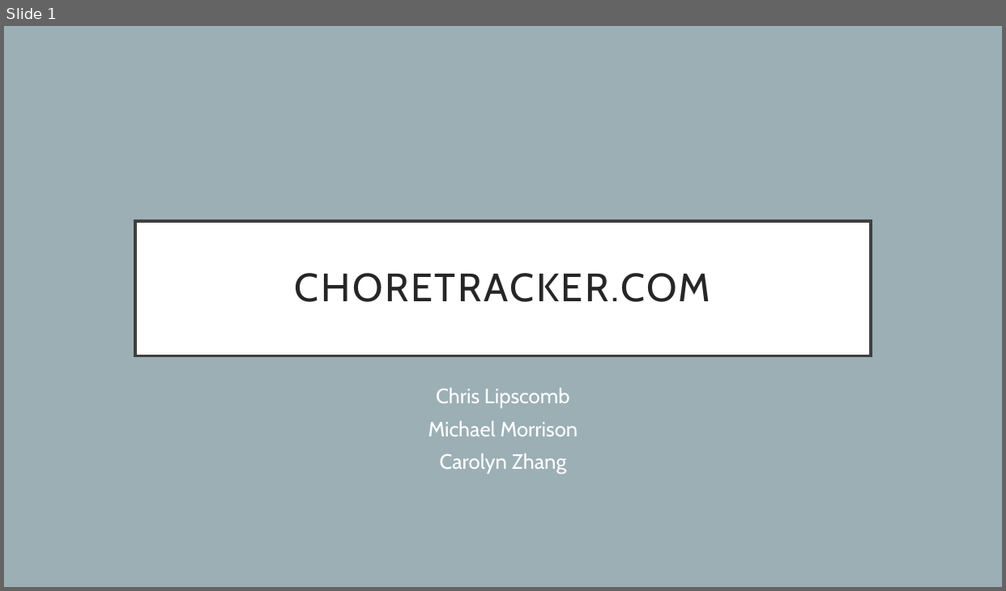
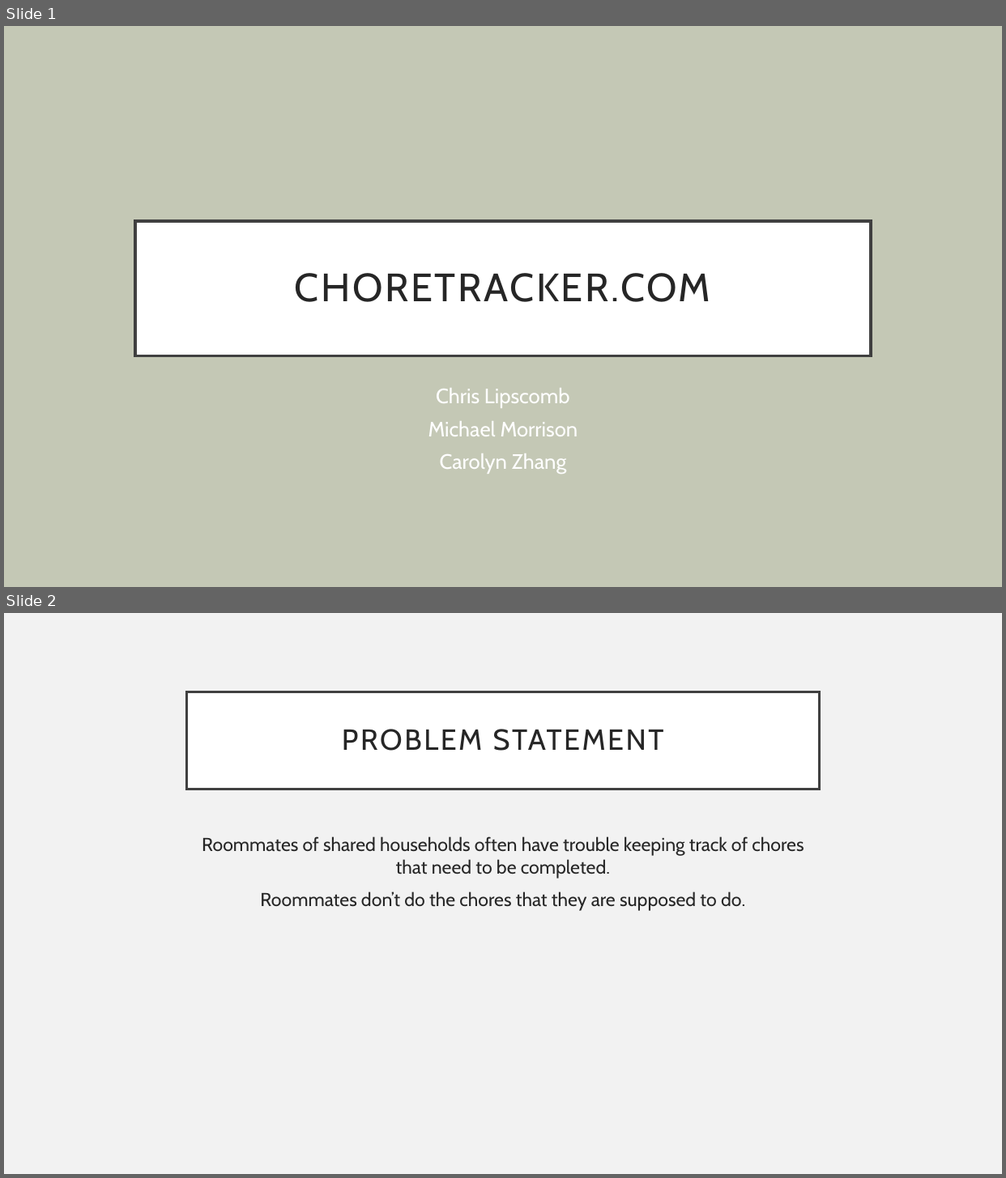
Before and after one commit to Risch1997/IIT-Project, a slide deck: OUR PRESENTATION.pptx. Shown one above the other, each under a label of ours: slide 1 before the commit, slides 1 and 2 after it. The pictures are 1006x591 and 1006x1178 pixels, drawn with LibreOffice and Linux fonts; fonts in the diff are those of the drawing. Boxes give left, top, right and bottom in pixels: in the first picture for what was removed or moved away, otherwise in the second. Text is boxed around its words. In the diff, an @@ line names an element or a change of style, - is before the commit and + after.

```diff
--- a/OUR PRESENTATION.pptx
+++ b/OUR PRESENTATION.pptx
@@ slide 2 added at [4, 613, 1002, 1174], background #F2F2F2 @@
@@ title added at [187, 692, 819, 789], fill #FFFFFF, outline #404040 2.5 pt, 28 pt, text #262626 @@
+PROBLEM STATEMENT
@@ text added at [202, 837, 803, 911], 18 pt, text #262626 @@
+Roommates of shared households often have trouble keeping track of chores that need to be completed.
+Roommates don’t do the chores that they are supposed to do.
@@ slide 1 changed as well @@
@@ background #9BAFB5 to #C4C8B5 @@
```
Also in this commit, not shown: 7 other slides changed, 4 other slides added, 4 other files.
